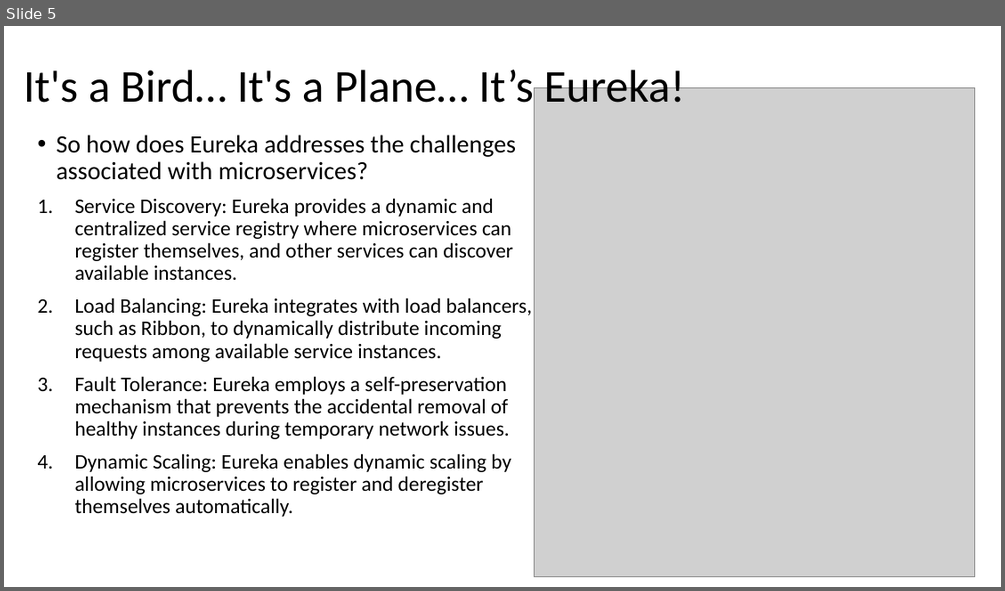
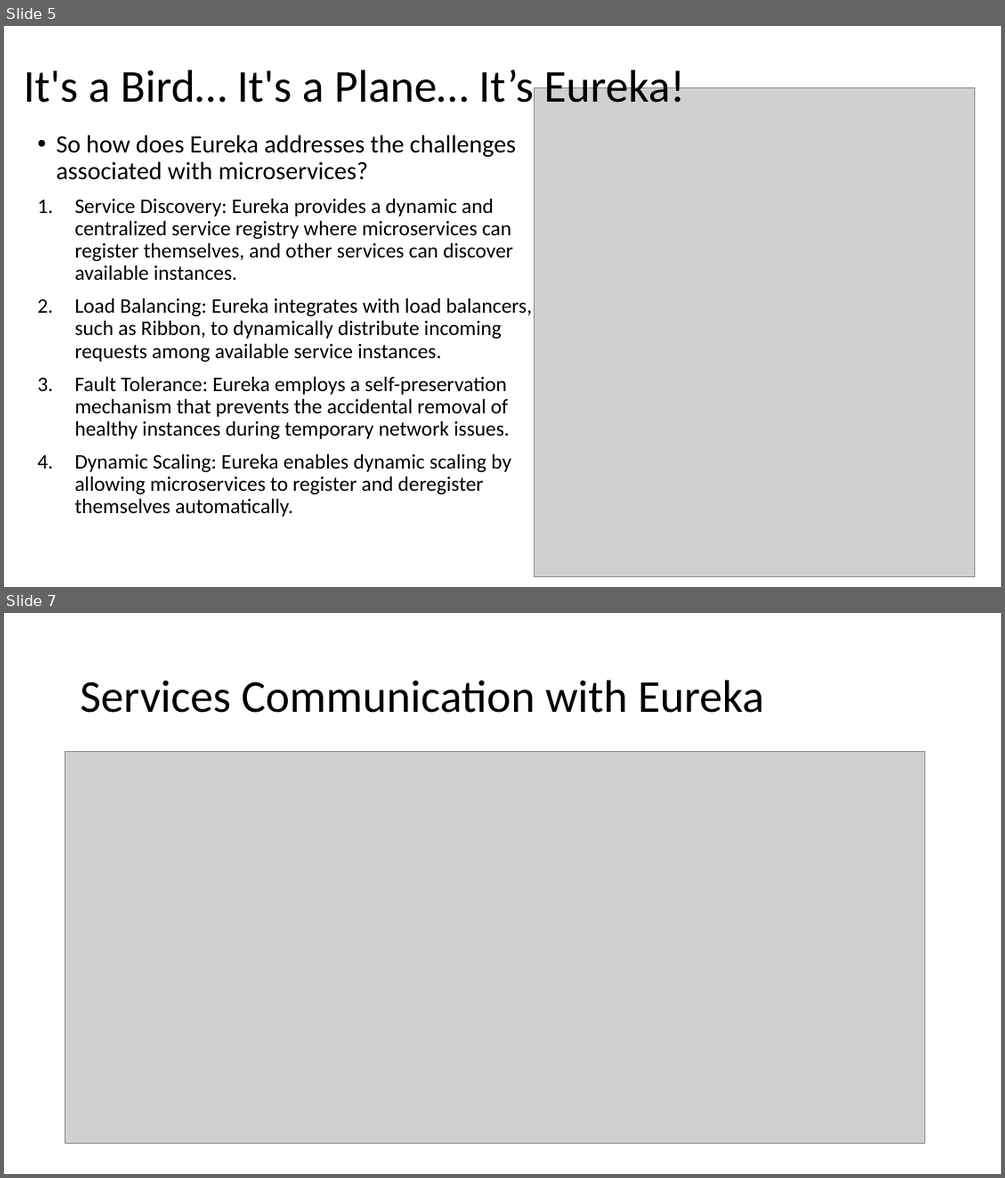
Before and after one commit to tamir303/EurekaSpringBootExample, a slide deck: Eureka.pptx. Shown one above the other, each under a label of ours: slide 5 before the commit, slides 5 and 7 after it; the slides between them are not shown. The pictures are 1005x591 and 1005x1178 pixels, drawn with LibreOffice and Linux fonts; fonts in the diff are those of the drawing; grey boxes stand for pictures. Boxes give left, top, right and bottom in pixels: in the first picture for what was removed or moved away, otherwise in the second. Text is boxed around its words. In the diff, an @@ line names an element or a change of style, - is before the commit and + after.

```diff
--- a/Eureka.pptx
+++ b/Eureka.pptx
@@ slide 7 added at (4,613,1001,1174), background #FFFFFF @@
@@ title added at (80,680,764,713), 44 pt, text #000000 @@
+Services Communication with Eureka
@@ picture added at (65,751,925,1143) @@
```
Also in this commit, not shown: 1 other slide added, 1 slide removed, 7 other files.
